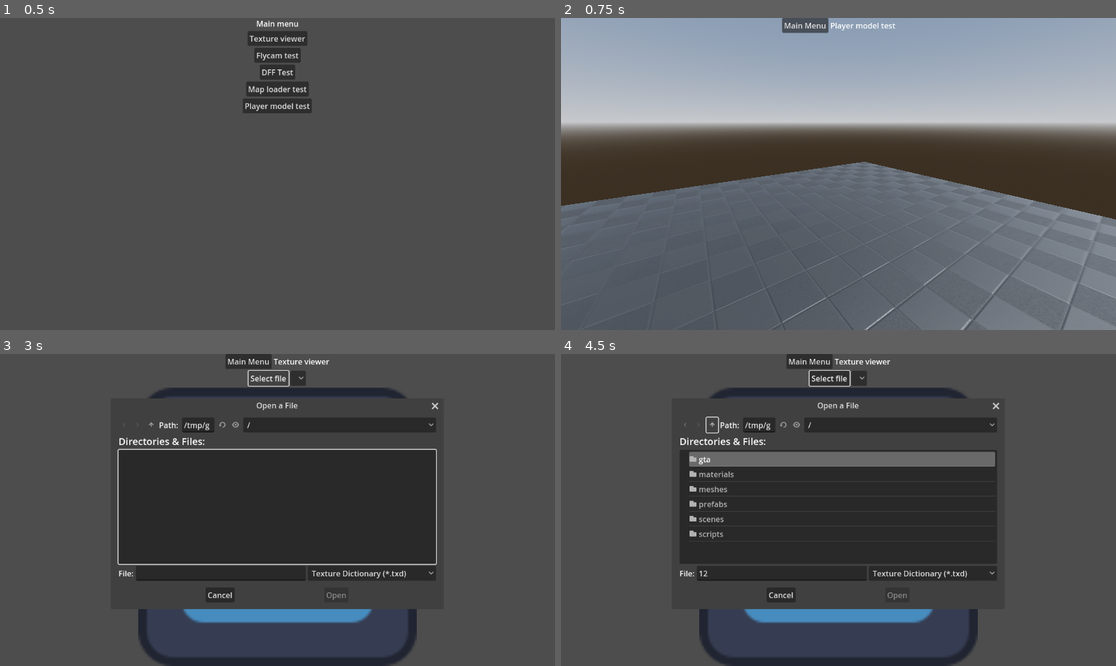
Above: before the commit, frames 1-4 (two rows, left to right).
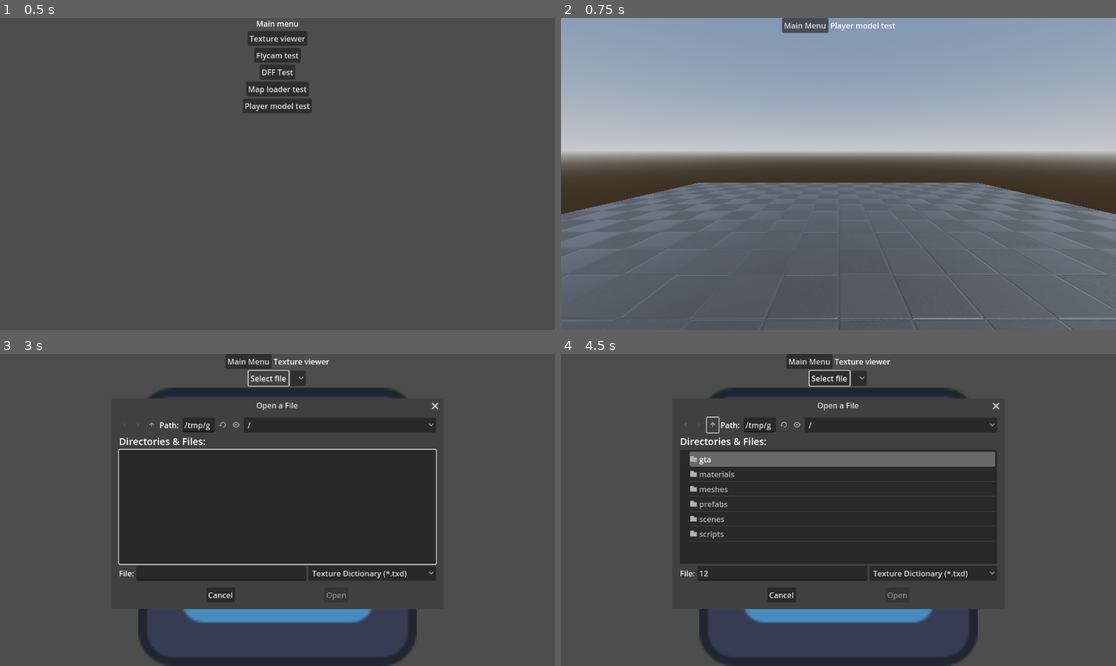
Above: after the commit, the same moments.

Repository: FOSS-Supremacy/OpenLiberty
Game: Godot game, scene res://startup.tscn
Two runs of this game, one before a commit and one after it. Both use one fixed random seed, a clock stepped at 60 frames per second and the inputs below. The engine's default icon, where the game draws it, is replaced by a stand-in: a white triangle on a blue panel in a dark square.
Inputs (mouse positions are in pixels of both pictures, inside the frame that each line leads up to):
- Up to frame 1 (0.5 s): no input
- Up to frame 2 (0.75 s): click "Player model test" at 0.5 s
- Up to frame 3 (3 s): click "Main Menu" at 1.25 s; click "Texture viewer" at 2 s; click "Select file" at 2.75 s
- Up to frame 4 (4.5 s): click (783, 572) at 3.52 s; type "12" at 3.6 s; click (710, 425) at 4.25 s

Frame 1 is identical in both runs. In frame 2, 21% of the frame differs, in the area x 0-100%, y 27-100%; in frame 3, 0.6%; in frame 4, 0.8%.
Error in both runs: Assertion failed: 7 (res://scripts/map_builder.gd:16)

Commit message:
Player model loading

Diff:
--- /dev/null
+++ b/scenes/playertest/playertest.gd
@@ -0,0 +1,21 @@
+extends Node
+
+
+func _ready() -> void:
+	var file := AssetLoader.open_asset("player.dff")
+	var dff := RWClump.new(file)
+
+	for geometry in dff.geometry_list.geometries:
+		var mesh := geometry.mesh
+
+		for surf_id in mesh.get_surface_count():
+			var bmpf := AssetLoader.open("models/generic/player.bmp")
+			var material := mesh.surface_get_material(surf_id) as StandardMaterial3D
+
+
+			material.albedo_texture = ImageTexture.create_from_image(Image.load_from_file(bmpf.get_path_absolute()))
+			mesh.surface_set_material(surf_id, material)
+
+		var instance := MeshInstance3D.new()
+		instance.mesh = mesh
+		add_child(instance)
--- a/scenes/playertest/playertest.tscn
+++ b/scenes/playertest/playertest.tscn
@@ -1,7 +1,9 @@
-[gd_scene load_steps=7 format=3 uid="uid://p70pt84pckv8"]
+[gd_scene load_steps=9 format=3 uid="uid://p70pt84pckv8"]
 
 [ext_resource type="PackedScene" uid="uid://bnpk46c06o8ly" path="res://prefabs/to_menu/to_menu.tscn" id="1_umjfi"]
+[ext_resource type="Script" path="res://scenes/playertest/playertest.gd" id="1_vn1m2"]
 [ext_resource type="Material" uid="uid://c3cptegacudr8" path="res://materials/worldgrid/worldgrid.tres" id="1_vv5st"]
+[ext_resource type="PackedScene" uid="uid://bt041qrw0l2bm" path="res://prefabs/flycam/flycam.tscn" id="4_w4tq8"]
 
 [sub_resource type="ProceduralSkyMaterial" id="ProceduralSkyMaterial_75lcl"]
 sky_horizon_color = Color(0.64625, 0.65575, 0.67075, 1)
@@ -20,6 +22,7 @@
 size = Vector2(10, 10)
 
 [node name="playertest" type="Node3D"]
+script = ExtResource("1_vn1m2")
 
 [node name="GUI" type="CanvasLayer" parent="."]
 
@@ -56,5 +59,5 @@
 mesh = SubResource("PlaneMesh_p2868")
 surface_material_override/0 = ExtResource("1_vv5st")
 
-[node name="Camera3D" type="Camera3D" parent="."]
-transform = Transform3D(0.818019, 0.142577, -0.55724, 0, 0.968791, 0.247878, 0.575191, -0.202769, 0.79249, -1.41958, 1.81516, 2.01889)
+[node name="flycam" parent="." instance=ExtResource("4_w4tq8")]
+transform = Transform3D(1, 0, 0, 0, 0.993485, 0.113966, 0, -0.113966, 0.993485, 0, 1.13962, 2.2591)
